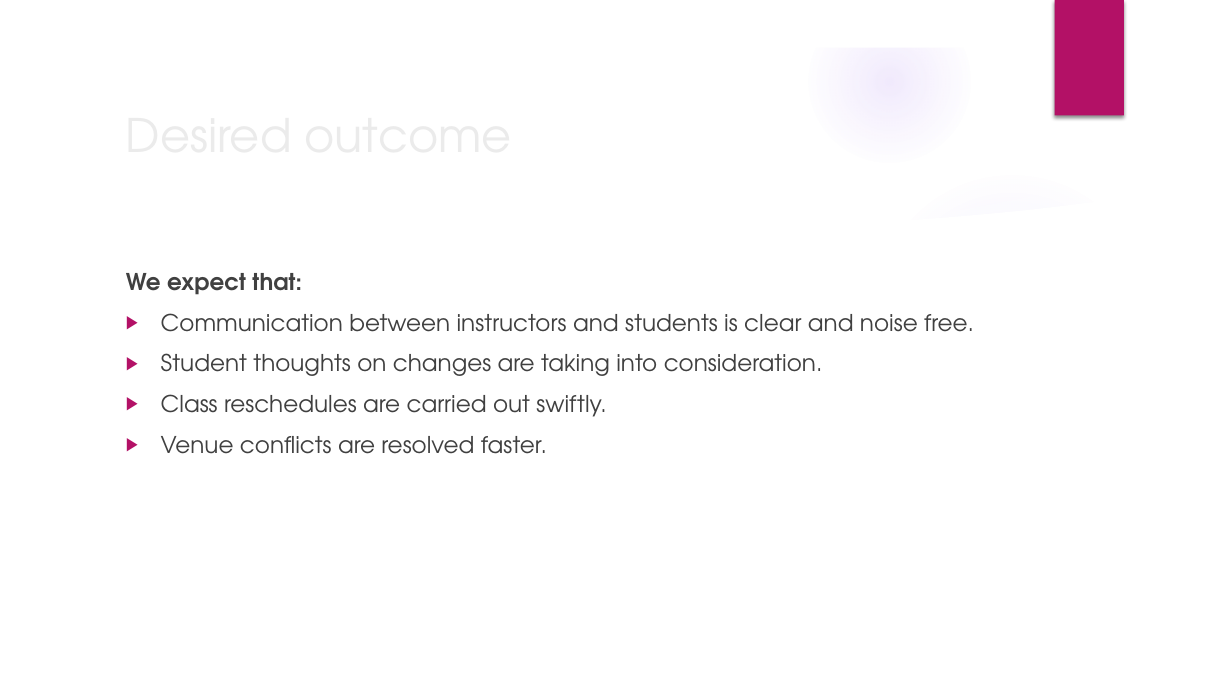
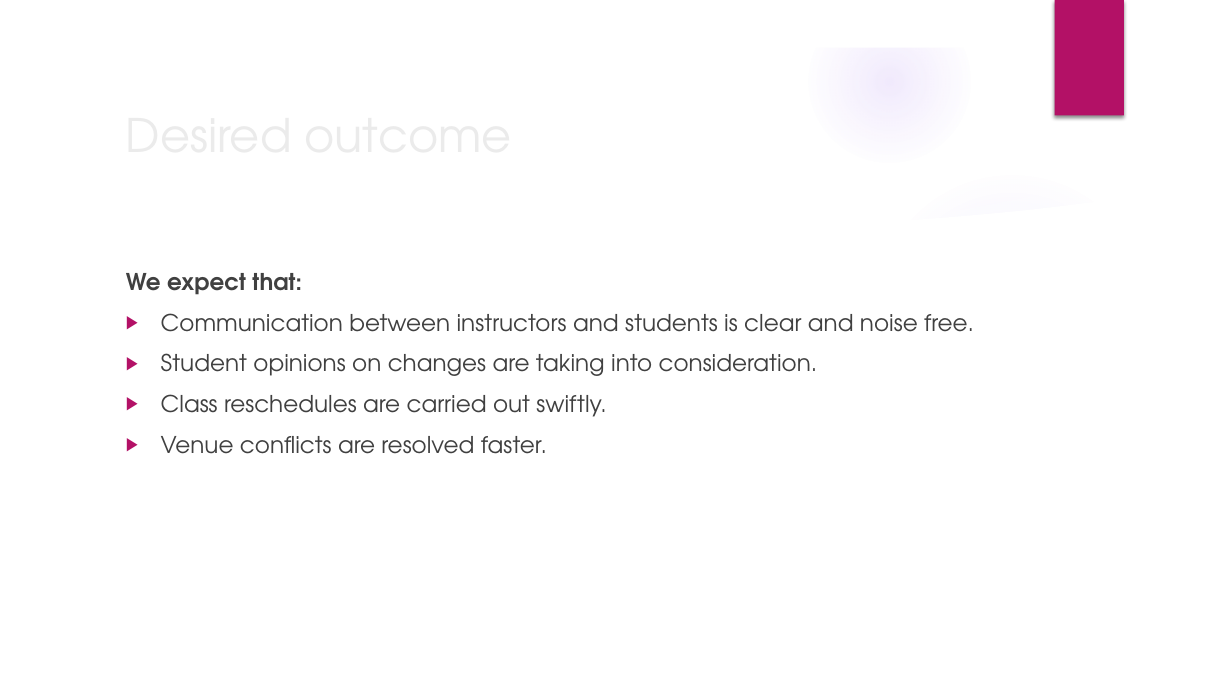
Before and after one commit to ks-manu/Mannschaft_KNUST, a slide deck: slide 12 of MannschaftPresentation.pptx. Drawn at 1232x693 pixels with LibreOffice and Linux fonts; fonts in the diff are those of the drawing; background and template pictures are left out. Boxes give left, top, right and bottom in pixels: in the first picture for what was removed or moved away, otherwise in the second. Text is boxed around its words. In the diff, an @@ line names an element or a change of style, - is before the commit and + after.

```diff
--- a/MannschaftPresentation.pptx
+++ b/MannschaftPresentation.pptx
@@ text at (x1=161, y1=353, x2=818, y2=376): text changed @@
-▶ Student thoughts on changes are taking into consideration.
+▶ Student opinions on changes are taking into consideration.
```
Also in this commit, not shown: 4 other slides changed, 4 other files.
